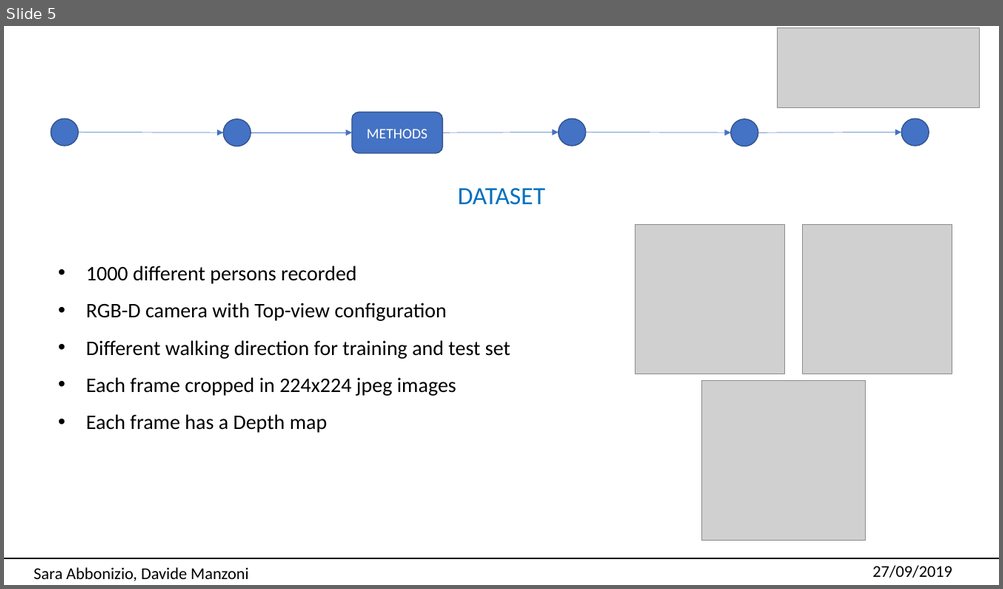
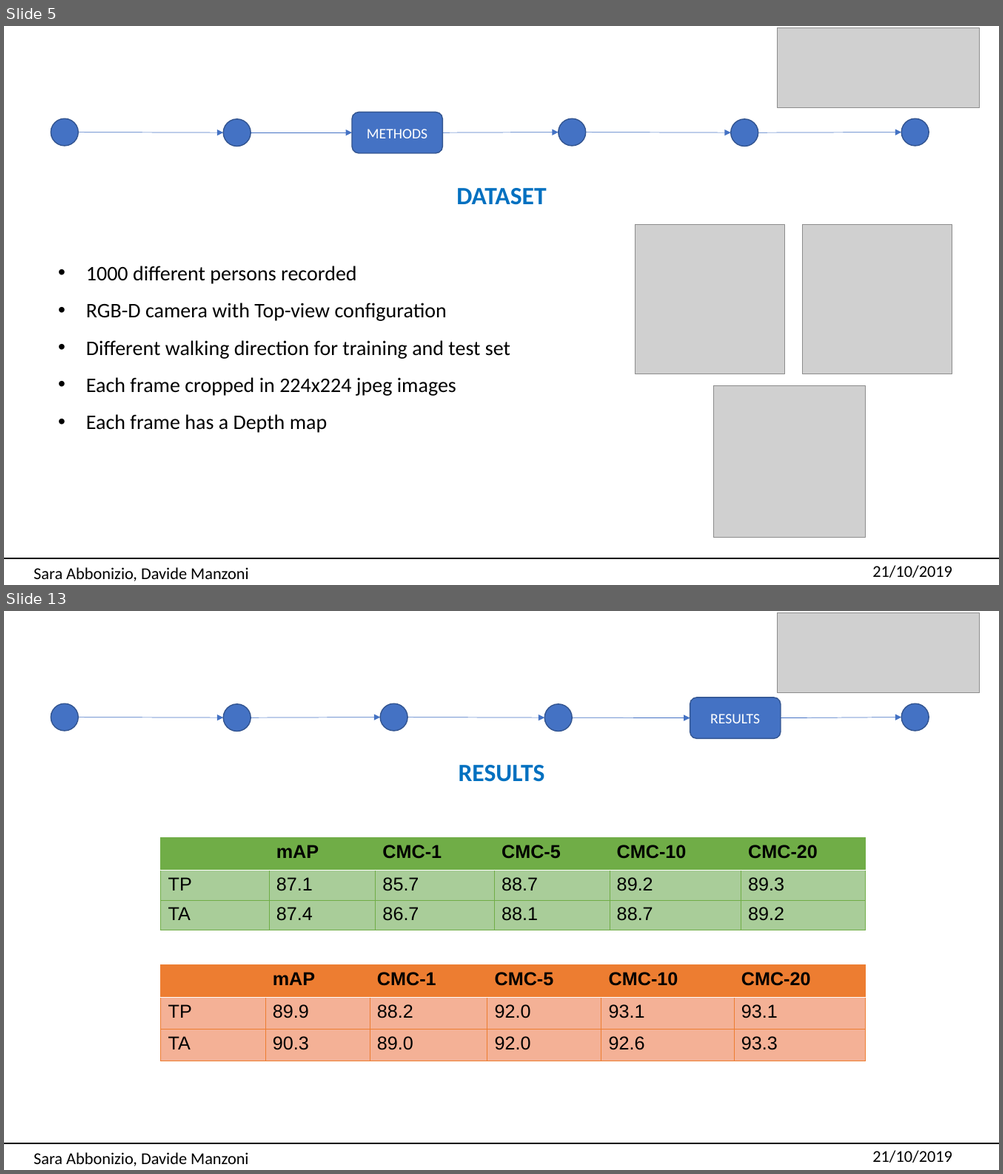
Before and after one commit to univpmCV2019/ReIdentification, a slide deck: Presentazione.pptx. Shown one above the other, each under a label of ours: slide 5 before the commit, slides 5 and 13 after it; the slides between them are not shown. The pictures are 1003x589 and 1003x1174 pixels, drawn with LibreOffice and Linux fonts; fonts in the diff are those of the drawing; grey boxes stand for pictures. Boxes give left, top, right and bottom in pixels: in the first picture for what was removed or moved away, otherwise in the second. Text is boxed around its words. In the diff, an @@ line names an element or a change of style, - is before the commit and + after.

```diff
--- a/Presentazione.pptx
+++ b/Presentazione.pptx
@@ slide 13 added at (4,611,999,1170), background #FFFFFF @@
@@ picture added at (778,613,980,693) @@
@@ rounded rectangle added at (690,698,780,738), fill #4472C4, outline #325491 1 pt, 14 pt, text #FFFFFF @@
+RESULTS
@@ ellipse added at (51,703,79,730), fill #4472C4, outline #325491 1 pt @@
@@ arrow added from (79, 718) to (223, 718), #4472C4 0.5 pt @@
@@ ellipse added at (223,704,251,731), fill #4472C4, outline #325491 1 pt @@
@@ arrow added from (251, 718) to (380, 718), #4472C4 0.5 pt @@
@@ ellipse added at (380,703,407,730), fill #4472C4, outline #325491 1 pt @@
@@ arrow added from (407, 718) to (544, 718), #4472C4 0.5 pt @@
@@ ellipse added at (544,704,572,731), fill #4472C4, outline #325491 1 pt @@
@@ arrow added from (572, 718) to (690, 718), #4472C4 0.5 pt @@
@@ arrow added from (781, 718) to (902, 718), #4472C4 0.5 pt @@
@@ ellipse added at (902,703,929,730), fill #4472C4, outline #325491 1 pt @@
@@ text added at (458,765,545,782), 24 pt, text #0070C0, bold @@
+RESULTS
@@ table added at (161,838,865,928), 3 rows, 6 columns @@
+ | mAP | CMC-1 | CMC-5 | CMC-10 | CMC-20
+TP | 87.1 | 85.7 | 88.7 | 89.2 | 89.3
+TA | 87.4 | 86.7 | 88.1 | 88.7 | 89.2
@@ table added at (161,965,865,1061), 3 rows, 6 columns @@
+ | mAP | CMC-1 | CMC-5 | CMC-10 | CMC-20
+TP | 89.9 | 88.2 | 92.0 | 93.1 | 93.1
+TA | 90.3 | 89.0 | 92.0 | 92.6 | 93.3
@@ line added from (999, 1144) to (4, 1144), #000000 1.5 pt @@
@@ text added at (34,1153,248,1167), 16 pt, text #000000 @@
+Sara Abbonizio, Davide Manzoni
@@ text added at (872,1150,952,1163), 16 pt, text #000000 @@
+21/10/2019
@@ slide 5 changed as well @@
@@ text "DATASET" at (456,188,546,205): bold on @@
@@ picture: place and size @@
-picture at (702,381,865,541)
+picture at (714,386,865,538)
@@ text at (872,565,952,578): text changed @@
-27/09/2019
+21/10/2019
```
Also in this commit, not shown: 14 other slides changed, 1 other file.
